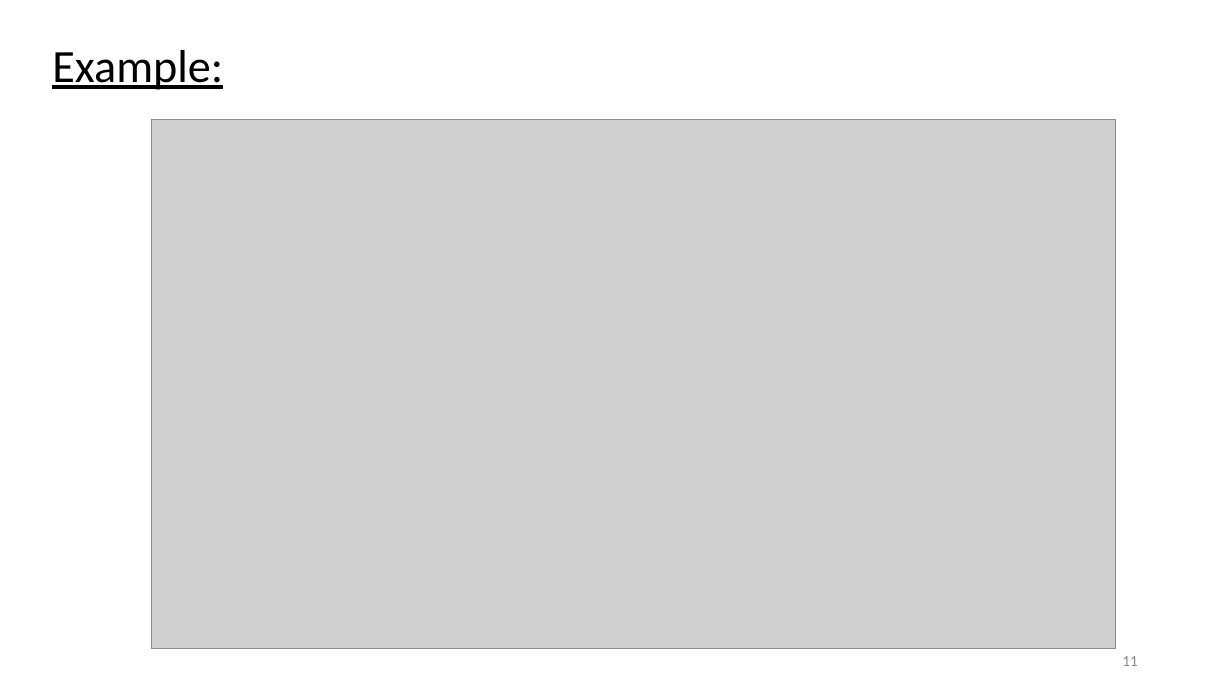
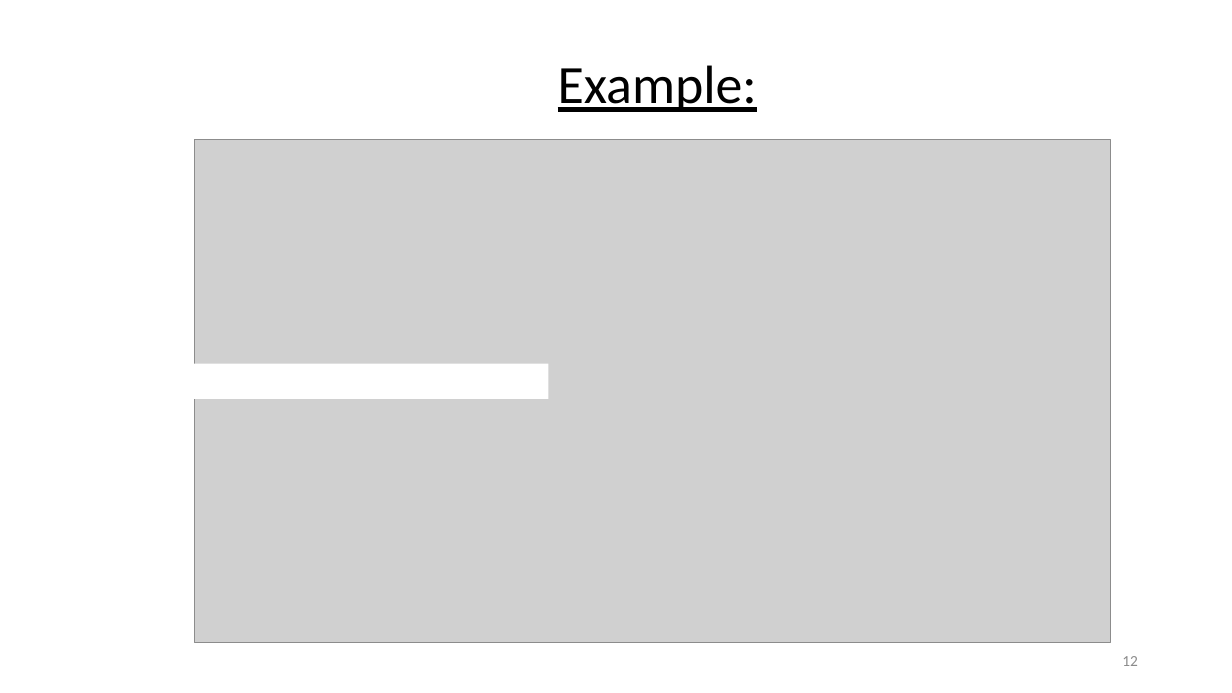
Before and after one commit to AlonSpinner/GradNumMethods, a slide deck: slide 12 of RANSAC/RANSAC.pptx (slide 11 before the commit). Drawn at 1232x693 pixels with LibreOffice and Linux fonts; fonts in the diff are those of the drawing; grey boxes stand for pictures. Boxes give left, top, right and bottom in pixels: in the first picture for what was removed or moved away, otherwise in the second. Text is boxed around its words. In the diff, an @@ line names an element or a change of style, - is before the commit and + after.

```diff
--- a/RANSAC/RANSAC.pptx
+++ b/RANSAC/RANSAC.pptx
@@ text "Example:": place and size @@
-text "Example:" at bbox=[52, 50, 223, 90]
+text "Example:" at bbox=[558, 65, 757, 112]
@@ text "Example:" at bbox=[558, 65, 757, 112]: size 36 to 42 pt @@
@@ picture: place and size @@
-picture at bbox=[152, 119, 1116, 648]
+picture at bbox=[194, 140, 1110, 642]
@@ rectangle added at bbox=[158, 363, 549, 398], fill #FFFFFF @@
@@ page number at bbox=[1122, 656, 1138, 666]: text changed @@
-11
+12
```
Also in this commit, not shown: 6 other slides changed, 6 slides added, 3 slides removed, 2 other files.
